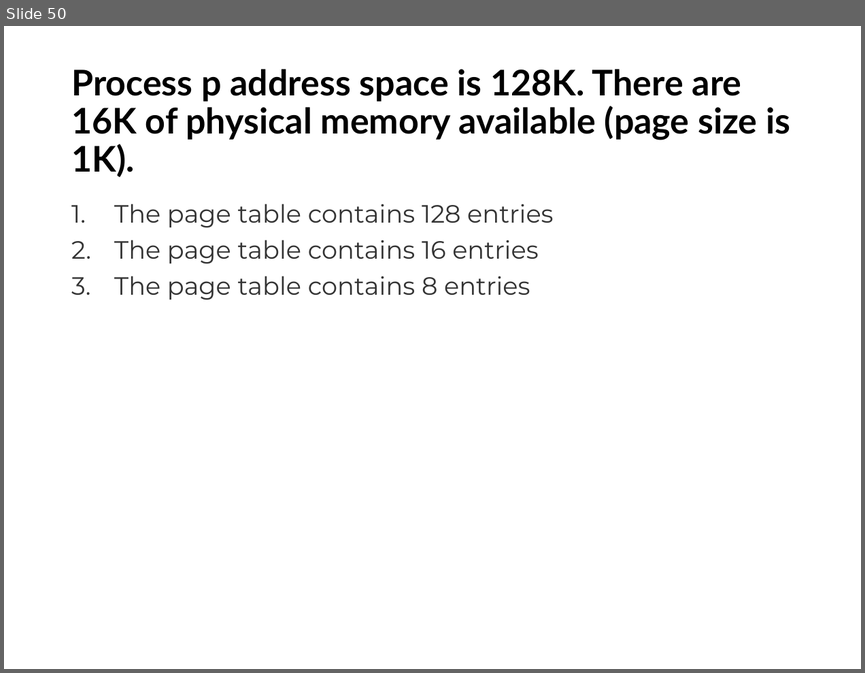
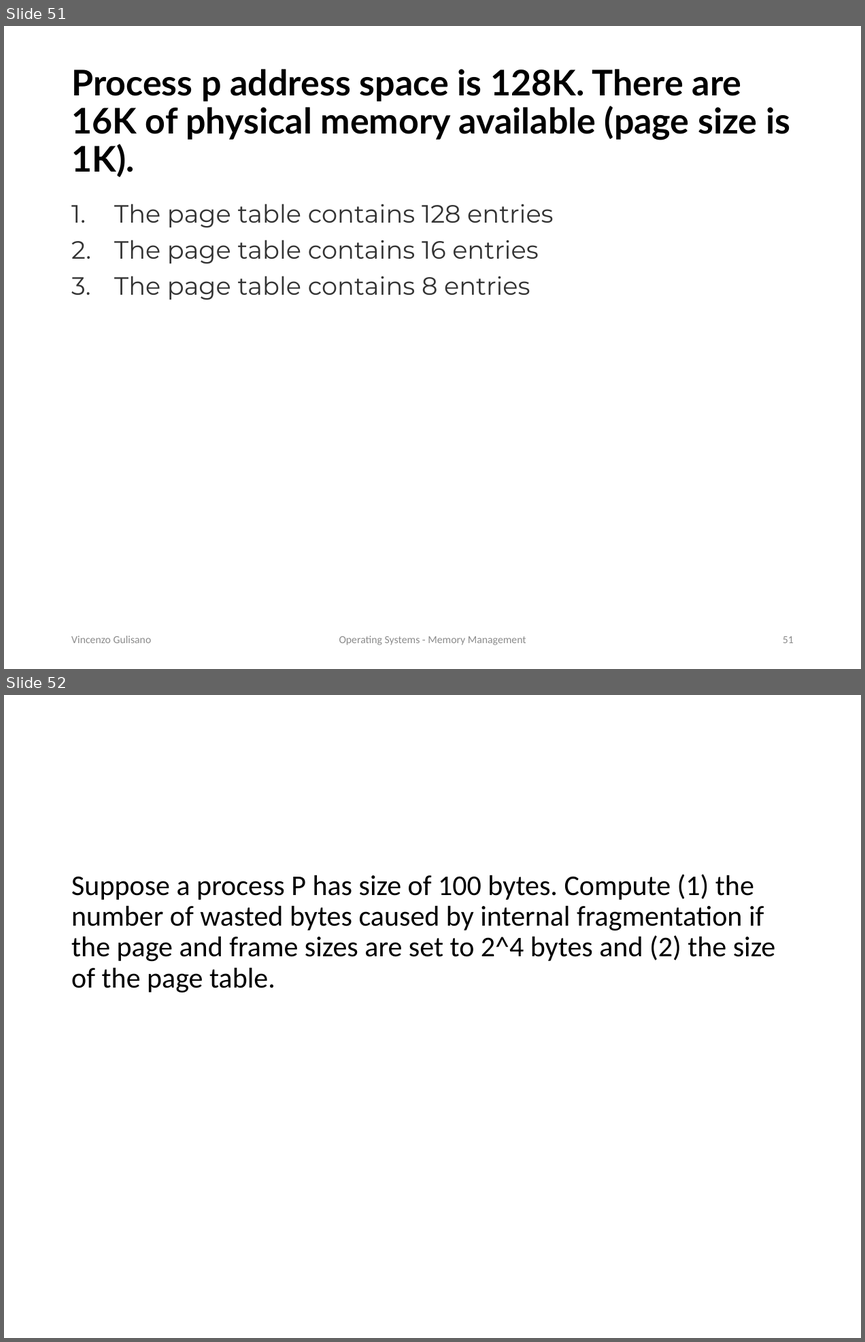
Before and after one commit to vincenzo-gulisano/os_material, a slide deck: slides/memory_management.pptx. Shown one above the other, each under a label of ours: slide 50 before the commit, slides 51 and 52 after it. The pictures are 865x673 and 865x1342 pixels, drawn with LibreOffice and Linux fonts; fonts in the diff are those of the drawing. Boxes give left, top, right and bottom in pixels: in the first picture for what was removed or moved away, otherwise in the second. Text is boxed around its words. In the diff, an @@ line names an element or a change of style, - is before the commit and + after.

Commit message:
changed logo, moved exercises, updated overview for lecture on memory management

```diff
--- a/slides/memory_management.pptx
+++ b/slides/memory_management.pptx
@@ slide 52 added at (4, 695, 861, 1338), background #FFFFFF @@
@@ text added at (71, 874, 776, 993), 24 pt, text #000000 @@
+Suppose a process P has size of 100 bytes. Compute (1) the number of wasted bytes caused by internal fragmentation if the page and frame sizes are set to 2^4 bytes and (2) the size of the page table.
@@ what was slide 50 is now slide 51 @@
@@ slide 51 changed as well @@
@@ text added at (71, 635, 152, 643), 9 pt, text #8C8C8C @@
+Vincenzo Gulisano
@@ text added at (339, 635, 526, 645), 9 pt, text #8C8C8C @@
+Operating Systems - Memory Management
@@ page number added at (783, 636, 793, 643), 9 pt, text #8C8C8C @@
+51
```
Also in this commit, not shown: 49 other slides changed, 3 other slides added, 2 other files.
